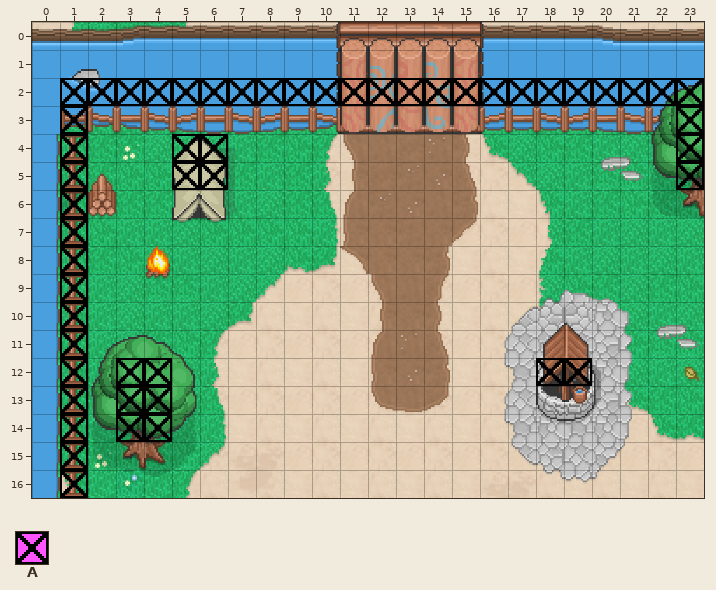
Two versions of a level (Tiled map, client/src/assets/map/village_top_left.tmx). Above: the version before the commit.
Cells are 32x32 px. Shown: x 0..23, y 0..16.
Key: from "tilesheet": A 23.
_ is an empty cell.
Layers that did not change in this view are not listed.
Layer "collision" before, first column x 0:
 0 ________________________
 1 ________________________
 2 _AAAAAAAAAAAAAAAAAAAAAAA
 3 _A_____________________A
 4 _A___AA________________A
 5 _A___AA________________A
 6 _A______________________
 7 _A______________________
 8 _A______________________
 9 _A______________________
10 _A______________________
11 _A______________________
12 _A_AA_____________AA____
13 _A_AA___________________
14 _A_AA___________________
15 _A______________________
16 _A______________________
After the commit:
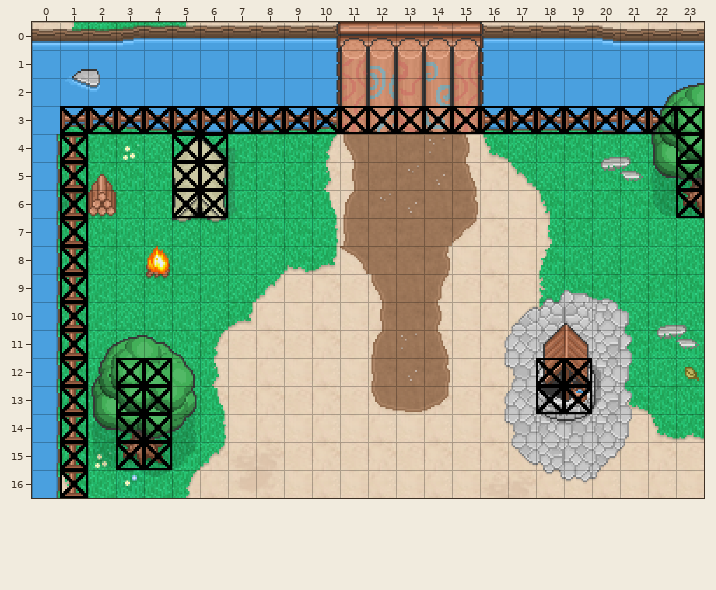
Changes in this commit:
Layer "collision":
There is now tile A in row 3 at x 2 to 22; in row 6 at x 5 to 6 and 23; in row 13 at x 18 to 19; in row 15 at x 3 to 4.
Tile A is removed in row 2 at x 1 to 23.
Changed places in both pictures, as pixel boxes (x1, y1, x2, y2):
changed: (60, 78, 704, 134)
added: (172, 190, 228, 218)
added: (676, 190, 704, 218)
added: (536, 386, 592, 414)
added: (116, 442, 172, 470)
